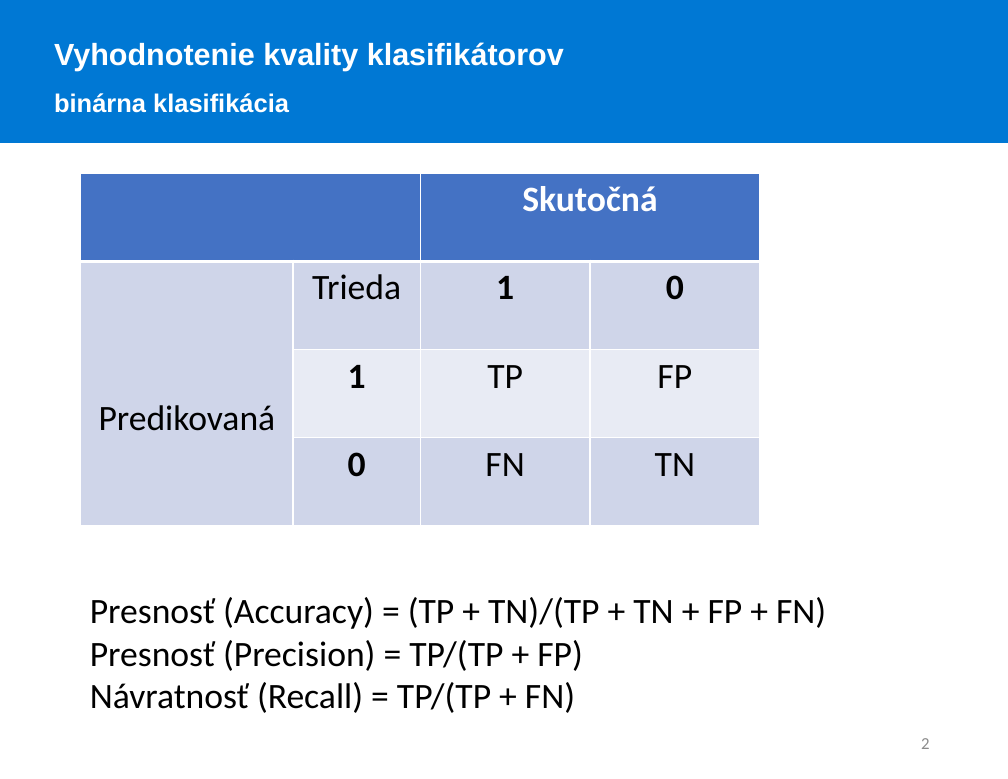
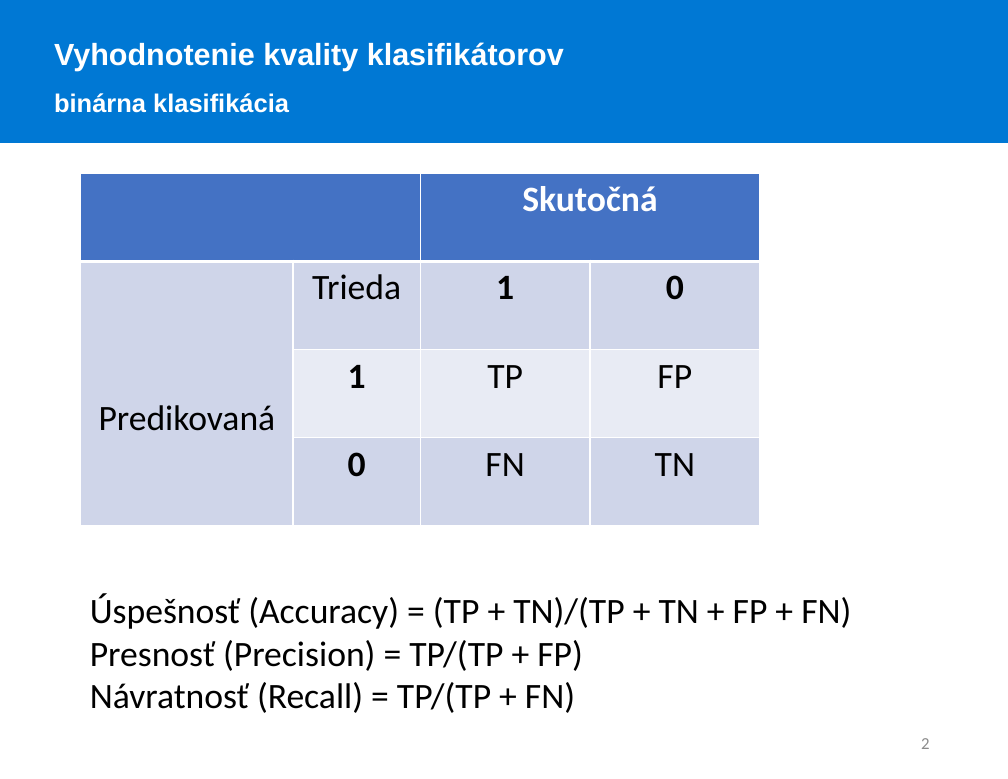
Before and after one commit to Lucia29/mojewda, a slide deck: slide 2 of notebooks/11/presentation/wda11_Evaluation.pptx. Drawn at 1008x779 pixels with LibreOffice and Linux fonts; fonts in the diff are those of the drawing. Boxes give left, top, right and bottom in pixels: in the first picture for what was removed or moved away, otherwise in the second. Text is boxed around its words. In the diff, an @@ line names an element or a change of style, - is before the commit and + after.

```diff
--- a/notebooks/11/presentation/wda11_Evaluation.pptx
+++ b/notebooks/11/presentation/wda11_Evaluation.pptx
@@ text at (x1=90, y1=593, x2=851, y2=629): text changed @@
-Presnosť (Accuracy) = (TP + TN)/(TP + TN + FP + FN)
+Úspešnosť (Accuracy) = (TP + TN)/(TP + TN + FP + FN)
```
Also in this commit, not shown: 1 other slide changed, 5 other files.
